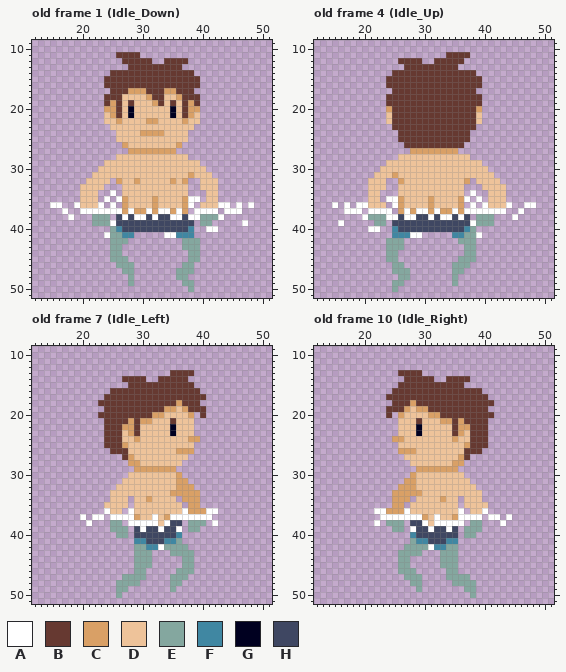
Pixel-art file -- Assets/Sprites/player.ase. The first picture shows the starting point.
64x64 pixels, 12 frames. Shown: old frame 1 (Idle_Down): x 12..51, y 9..51; old frame 4 (Idle_Up): x 12..51, y 9..51; old frame 7 (Idle_Left): x 12..51, y 9..51; old frame 10 (Idle_Right): x 12..51, y 9..51. The commit also changed other frames, which this record leaves out.
Palette (. is transparent): A #ffffff  B #663931  C #d9a066  D #eec39a  E #84a79f  F #4087a2  G #000020  H #3f4762
Pixels before, old frame 1 (Idle_Down), first column x 15:
11 ...........BBBB...................
12 ............BBBBB..BBBB...........
13 .............BBBBBBBBB............
14 ..........BBBBBBBBBBBBBB..........
15 .........BBBBBBBBBBBBBBBB.........
16 .........BBBBBBBBBBBBBBBB.........
17 ..........BBBCCCBBBCCBBB..........
18 .........BBBDDDDCBBDDCBBB.........
19 .........BCBDBDDDCBDBDBCB.........
20 .........CCBDGDDDDDDGDBCC.........
21 .........DCBDGDDDDDDGDBCD.........
22 .........DDCDDDDCCDDDDCDD.........
23 ..........DDDDDDDDDDDDDD..........
24 ...........DDDDCCCCDDDD...........
25 ...........DDDDDDDDDDDD...........
26 ............CDDDDDDDDC............
27 .............CCCCCCCC.............
28 ...........DDDDDDDDDDDD...........
29 .........DDDDDDDDDDDDDDDD.........
30 ........DDDDDDDDDDDDDDDDDD........
31 .......DDDDDDDDDDDDDDDDCDDD.......
32 ......DDDD.CDDCDDDDDCDC..DDD......
33 .....DDDD...DDDDDDDDDDD..DDD......
34 .....DDD..A.DDDDDDDDDDD...DD......
35 .....DDD.A.ACDDDDCDDDDCAA.DD......
36 AA..ADDDA.A.CDDDDCDDDDCA.DDDAA.A.A
37 ..A..AAAAAAACACCACAACAC.AAAA.AAA..
38 ...A...EEE.HAHAAHAHHAAHAAEEEA.....
39 .......EEEAHHHHHHHHHHHHH.EE.....A.
40 ..........EFHHHHHHHHHHHF..AA......
41 .........AEEFF.....AAFFF..........
42 ..........EEE.........EEE.........
43 ..........EE..........EEE.........
44 ..........EE...........EE.........
45 ..........EEE..........EE.........
46 ...........EEE........EE..........
47 ............EE.......EEE..........
48 .............E.......EE...........
49 .............E........EE..........
50 .......................E..........
Pixels before, old frame 4 (Idle_Up), first column x 15:
11 ...................BBBB...........
12 ...........BBBB..BBBBB............
13 ............BBBBBBBBB.............
14 ..........BBBBBBBBBBBBBB..........
15 .........BBBBBBBBBBBBBBBB.........
16 .........BBBBBBBBBBBBBBBB.........
17 ..........BBBBBBBBBBBBBB..........
18 .........BBBBBBBBBBBBBBBB.........
19 .........BBBBBBBBBBBBBBBB.........
20 .........CBBBBBBBBBBBBBBC.........
21 .........DBBBBBBBBBBBBBBD.........
22 .........DBBBBBBBBBBBBBBD.........
23 ..........BBBBBBBBBBBBBB..........
24 ...........BBBBBBBBBBBB...........
25 ...........BBBBBBBBBBBB...........
26 ............BBBBBBBBBB............
27 .............CCCCCCCC.............
28 ...........DDDDDDDDDDDD...........
29 .........DDDDDDDDDDDDDDDD.........
30 ........DDDDDDDDDDDDDDDDDD........
31 .......DDDCDDDDDDDDDDDDDDDD.......
32 ......DDD..CDDDDDDDDDDC.DDDD......
33 ......DDD..DDDDDDDDDDD...DDDD.....
34 ......DD...DDDDDDDDDDD.A..DDD.....
35 ......DD.AACDDDDCDDDDCA.A.DDD.....
36 A.A.AADDD.ACDDDDCDDDDC.A.ADDDA..AA
37 ..AAA.AAAA.CACAACACCACAAAAAAA..A..
38 .....AEEEAAHAAHHAHAAHAH.EEE...A...
39 .A.....EE.HHHHHHHHHHHHHAEEE.......
40 ......AA..FHHHHHHHHHHHFE..........
41 ..........FFFAA.....FFEEA.........
42 .........EEE.........EEE..........
43 .........EEE..........EE..........
44 .........EE...........EE..........
45 .........EE..........EEE..........
46 ..........EE........EEE...........
47 ..........EEE.......EE............
48 ...........EE.......E.............
49 ..........EE........E.............
50 ..........E.......................
Pixels before, old frame 7 (Idle_Left), first column x 20:
13 ...............BBBB....
14 .......BBBB..BBBBB.....
15 ........BBBBBBBBBBB....
16 .....BBBBBBBBBBBBBBB...
17 ....BBBBBBBBBBBBBBBBB..
18 ...BBBBBBBBBBBBBCBBB...
19 ....BBBBBBBBBBCCDCBBB..
20 ...BBBBBBBBBCCDDDDC.B..
21 ....BBBBCBCCDDDBDDD....
22 ....BBBCCBDDDDDGDDD....
23 ....BBBDCBDDDDDGDDD....
24 ....BBBDDCDDDDDDDDCC...
25 ....BBBCDDDDDDDDDDD....
26 .....BBBDDDDDDDDCCC....
27 .......BCDDDDDDDDD.....
28 ........CCDDDDDDD......
29 .........CCCCCCC.......
30 ........DDDDDDDDC......
31 .......DDDDDDDDDCC.....
32 ......DDDDDDDDDDCCC....
33 .....DDDDDDDDDDCCCCC...
34 .....DDD.DDCDDDD.CCC...
35 ....DDDD.DDDDDDDD.CC...
36 ....ADD.ADDDDDDDDACCCAA
37 A.AA.AAAACDDADCAAAAAAA.
38 .A...EE.AAAAADAHH.EEE.A
39 .....EEE.HAHHAHHA.EE...
40 ......EE.HHHHHHHF......
41 .........FFHHHFFE......
42 .........EEFFAEEEE.....
43 .........EEE...EEEE....
44 .........EEE.....EE....
45 .........EEE.....EE....
46 .........EE.....EEE....
47 .......EEEE....EEE.....
48 ......EEEE.....EE......
49 ......EE.......E.......
50 ......E................
Pixels before, old frame 10 (Idle_Right), first column x 22:
13 ....BBBB...............
14 .....BBBBB..BBBB.......
15 ....BBBBBBBBBBB........
16 ...BBBBBBBBBBBBBBB.....
17 ..BBBBBBBBBBBBBBBBB....
18 ...BBBCBBBBBBBBBBBBB...
19 ..BBBCDCCBBBBBBBBBB....
20 ..B.CDDDDCCBBBBBBBBB...
21 ....DDDBDDDCCBCBBBB....
22 ....DDDGDDDDDBCCBBB....
23 ....DDDGDDDDDBCDBBB....
24 ...CCDDDDDDDDCDDBBB....
25 ....DDDDDDDDDDDCBBB....
26 ....CCCDDDDDDDDBBB.....
27 .....DDDDDDDDDCB.......
28 ......DDDDDDDCC........
29 .......CCCCCCC.........
30 ......CDDDDDDDD........
31 .....CCDDDDDDDDD.......
32 ....CCCDDDDDDDDDD......
33 ...CCCCCDDDDDDDDDD.....
34 ...CCC.DDDDCDD.DDD.....
35 ...CC.DDDDDDDD.DDDD....
36 AACCCADDDDDDDDA.DDA....
37 .AAAAAAACDADDCAAAA.AA.A
38 A.EEE.HHADAAAAA.EE...A.
39 ...EE.AHHAHHAH.EEE.....
40 ......FHHHHHHH.EE......
41 ......EFFHHHFF.........
42 .....EEEEAFFEE.........
43 ....EEEE...EEE.........
44 ....EE.....EEE.........
45 ....EE.....EEE.........
46 ....EEE.....EE.........
47 .....EEE....EEEE.......
48 ......EE.....EEEE......
49 .......E.......EE......
50 ................E......
After:
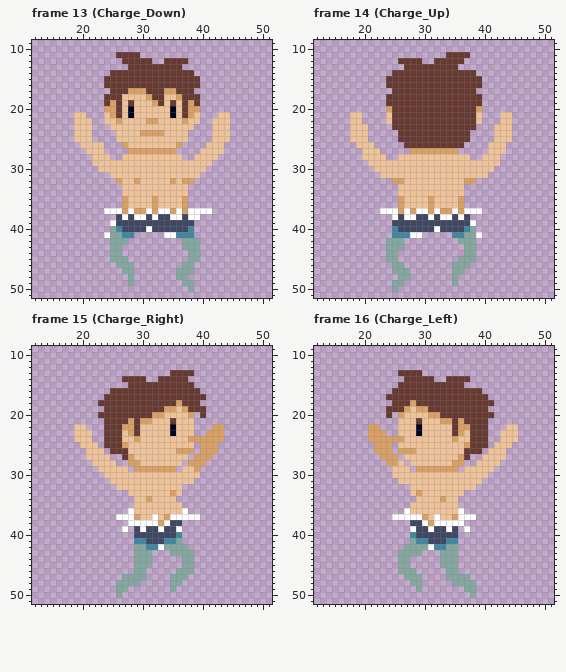
A new or re-ordered frame is compared with the old frame closest to it.
The commit says: Animaciones de carga y ataque de player
Change:
frames 12 -> 20
Frame 13 (Charge_Down) is new; against old frame 1 (Idle_Down):
y 21: x 19..20 .. -> DD; x 43..44 .. -> DD
y 22..25: x 19..21 ... -> DDD; x 42..44 ... -> DDD
y 26: x 20..23 .... -> DDDD; x 41..43 ... -> DDD
y 27: x 21..23 ... -> DDD; x 40..43 .... -> DDDD
y 28: x 22..24 ... -> DDD; x 26 D -> .; x 37 D -> .; x 39..42 .... -> DDDD
y 29: x 22..23 .. -> DD; x 40..41 .. -> DD
y 31: x 22..24 DDD -> ...; x 38 C -> D; x 40..41 DD -> ..
y 32: x 21..24 DDDD -> ....; x 38 . -> C; x 40..42 DDD -> ...
y 33: x 20..23 DDDD -> ....; x 40..42 DDD -> ...
y 34: x 20..22 DDD -> ...; x 25 A -> .; x 41..42 DD -> ..
y 35: x 20..22 DDD -> ...; x 24 A -> .; x 26 A -> .; x 38..39 AA -> ..; x 41..42 DD -> ..
y 36: x 15..16 AA -> ..; x 19..23 ADDDA -> .....; x 25 A -> .; x 38 A -> .; x 40..44 DDDAA -> .....; x 46 A -> .; x 48 A -> .
y 37: x 17 A -> .; x 20..23 AAAA -> ....; x 38 . -> A; x 42 A -> .; x 44..46 AAA -> ...
y 38: x 18 A -> .; x 22..24 EEE -> ...; x 40..43 EEEA -> ....
y 39: x 22..24 EEE -> ...; x 40..41 EE -> ..; x 47 A -> .
y 40: x 31 H -> A; x 41..42 AA -> ..
Frame 14 (Charge_Up) is new; against old frame 4 (Idle_Up):
y 21..22: x 18..19 .. -> DD; x 43..44 .. -> DD
y 23..25: x 18..20 ... -> DDD; x 42..44 ... -> DDD
y 26: x 19..21 ... -> DDD; x 41..43 ... -> DDD
y 27: x 20..22 ... -> DDD; x 41..43 ... -> DDD
y 28: x 20..23 .... -> DDDD; x 40..42 ... -> DDD
y 29: x 21..23 ... -> DDD; x 40..42 ... -> DDD
y 30: x 22 . -> D; x 41 . -> D
y 31: x 22 D -> .; x 25 C -> D; x 41 D -> .
y 32: x 21..23 DDD -> ...; x 25 . -> C; x 38..42 .DDDD -> C....
y 33: x 21..23 DDD -> ...; x 40..43 DDDD -> ....
y 34: x 21..22 DD -> ..; x 38 A -> .; x 41..43 DDD -> ...
y 35: x 21..22 DD -> ..; x 24..25 AA -> ..; x 37 A -> .; x 39 A -> .; x 41..43 DDD -> ...
y 36: x 15 A -> .; x 17 A -> .; x 19..23 AADDD -> .....; x 25 A -> .; x 38 A -> .; x 40..44 ADDDA -> .....; x 47..48 AA -> ..
y 37: x 17..19 AAA -> ...; x 21..22 AA -> ..; x 25 . -> A; x 40..43 AAAA -> ....; x 46 A -> .
y 38: x 20..24 AEEEA -> .....; x 39..41 EEE -> ...; x 45 A -> .
y 39: x 16 A -> .; x 22..23 EE -> ..; x 39..41 EEE -> ...
y 40: x 21..22 AA -> ..; x 32 H -> A
Frame 15 (Charge_Right) is new; against old frame 7 (Idle_Left):
y 22: x 19..20 .. -> DD; x 42..43 .. -> CC
y 23: x 19..21 ... -> DDD; x 41..43 ... -> CCC
y 24: x 19..21 ... -> DDD; x 40..43 .... -> CCCC
y 25: x 20..22 ... -> DDD; x 40..42 ... -> CCC
y 26: x 21..23 ... -> DDD; x 40..42 ... -> CCC
y 27: x 21..24 .... -> DDDD; x 39..41 ... -> CCC
y 28: x 22..25 .... -> DDDD; x 38..40 ... -> CCC
y 29: x 23..27 ..... -> DDDDD; x 37..39 ... -> DDC
y 30: x 24..27 .... -> DDDD; x 36..39 C... -> DDDD
y 31: x 25..26 .. -> DD; x 36..38 CC. -> DDD
y 32: x 36..38 CCC -> D..
y 33: x 25..27 DDD -> ...; x 36..39 CCCC -> D...
y 34: x 25..27 DDD -> ...; x 37..39 CCC -> ...
y 35: x 24..27 DDDD -> ....; x 38..39 CC -> ..
y 36: x 24..26 ADD -> ...; x 38..42 CCCAA -> .....
y 37: x 20 A -> .; x 22..23 AA -> ..; x 25 A -> .; x 40..41 AA -> ..
y 38: x 21 A -> .; x 25..26 EE -> ..; x 33 D -> C; x 38..40 EEE -> ...; x 42 A -> .
y 39: x 25..27 EEE -> ..A; x 38..39 EE -> ..
y 40: x 26..27 EE -> ..
Frame 16 (Charge_Left) is new; against old frame 10 (Idle_Right):
y 22: x 21..22 .. -> CC; x 44..45 .. -> DD
y 23: x 21..23 ... -> CCC; x 43..45 ... -> DDD
y 24: x 21..24 .... -> CCCC; x 43..45 ... -> DDD
y 25: x 22..24 ... -> CCC; x 42..44 ... -> DDD
y 26: x 22..24 ... -> CCC; x 41..43 ... -> DDD
y 27: x 23..25 ... -> CCC; x 40..43 .... -> DDDD
y 28: x 24..26 ... -> CCD; x 39..42 .... -> DDDD
y 29: x 25..27 ... -> DDD; x 37..41 ..... -> DDDDD
y 30: x 25..28 ...C -> DDDD; x 37..40 .... -> DDDD
y 31: x 26..28 .CC -> DDD; x 38..39 .. -> DD
y 32: x 26..28 CCC -> ..D
y 33: x 25..28 CCCC -> ...D; x 37..39 DDD -> ...
y 34: x 25..27 CCC -> ...; x 37..39 DDD -> ...
y 35: x 25..26 CC -> ..; x 37..40 DDDD -> ....
y 36: x 22..26 AACCC -> .....; x 38..40 DDA -> ...
y 37: x 23..24 AA -> ..; x 39 A -> .; x 41..42 AA -> ..; x 44 A -> .
y 38: x 22 A -> .; x 24..26 EEE -> ...; x 31 D -> C; x 38..39 EE -> ..; x 43 A -> .
y 39: x 25..26 EE -> ..; x 37..39 EEE -> A..
y 40: x 37..38 EE -> ..
